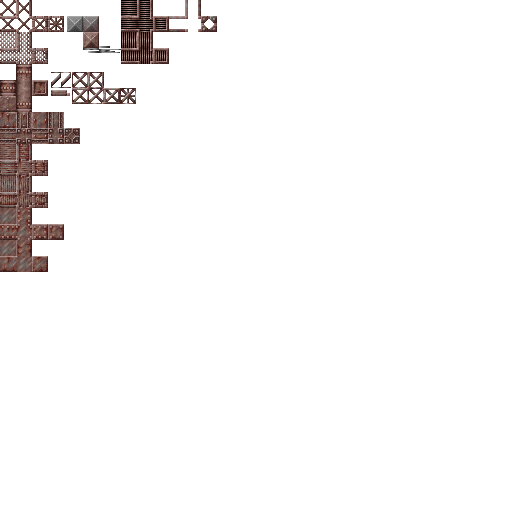
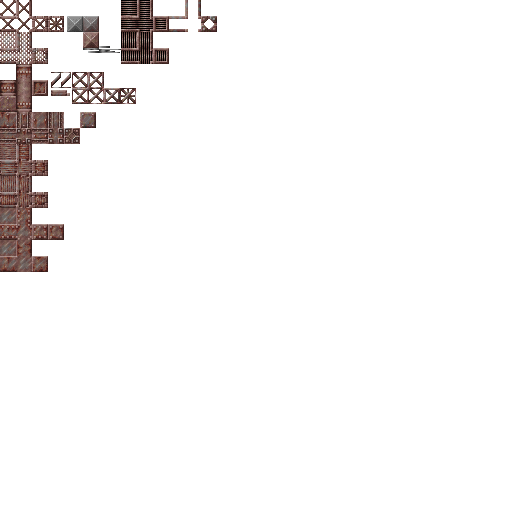
Before/after of a (512, 512) layered artwork. What changed in the layer stack:
added layer "Group 76 Merged" above "Group 76" over [80, 112, 96, 128]
added group "Group 76" with 2 layers above "Rusty Truss Merged" over [80, 112, 96, 128]
added layer "SL75 Truss" (1st of 7, in "Group 76") (soft light, 75%) in group "Group 76" over [80, 112, 96, 128]
added layer "Gray VP Merged" in group "Group 76" over [80, 112, 96, 128]
painted on "Gray Truss Support" over [80, 112, 96, 128]
painted on "SL75 Mass Merged VP" (4th of 8, in "Vents") over [80, 112, 96, 127]
painted on "Background" (4th of 4, in "Vents") over [91, 112, 96, 128]
painted on "SL75 Mass Merged VP" (6th of 8, in "Metal with Seppage on Original Layer and Polished Sections") over [80, 112, 96, 128]
painted on "Original" (1st of 4, in "Metal with Seppage on Original Layer and Polished Sections") over [80, 112, 96, 128]
painted on "SL75 Mass Merged VP" (7th of 8, in "Metal with Seppage on Original Layer and Polished Sections") over [80, 112, 96, 128]
painted on "Original" (2nd of 4, in "Metal with Seppage on Original Layer and Polished Sections") over [80, 112, 96, 128]
